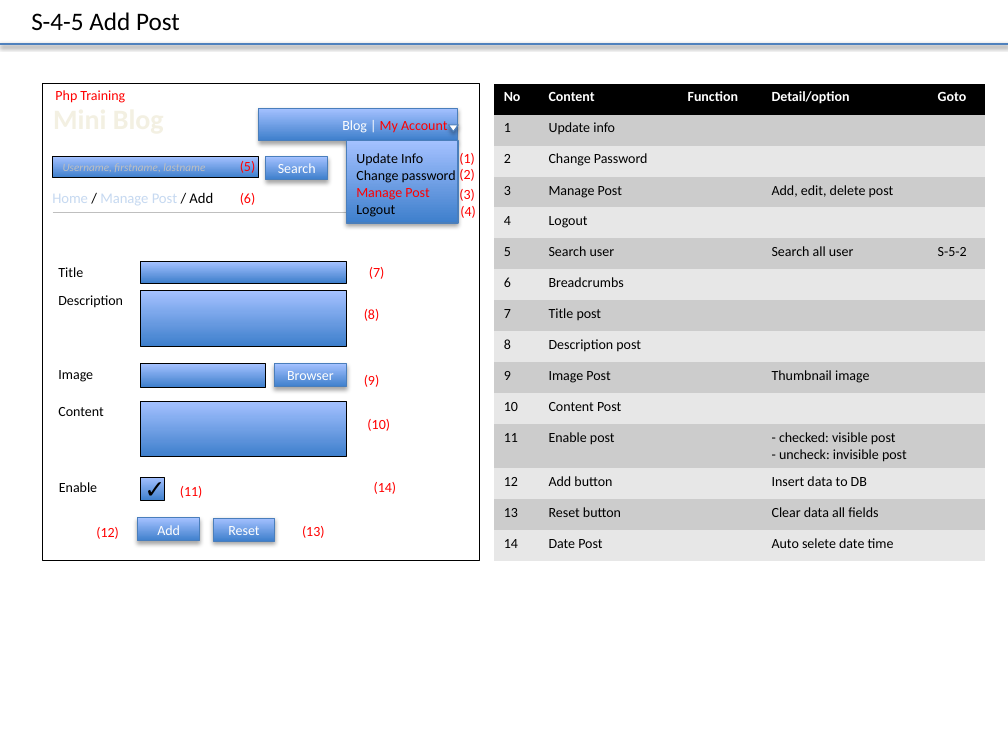
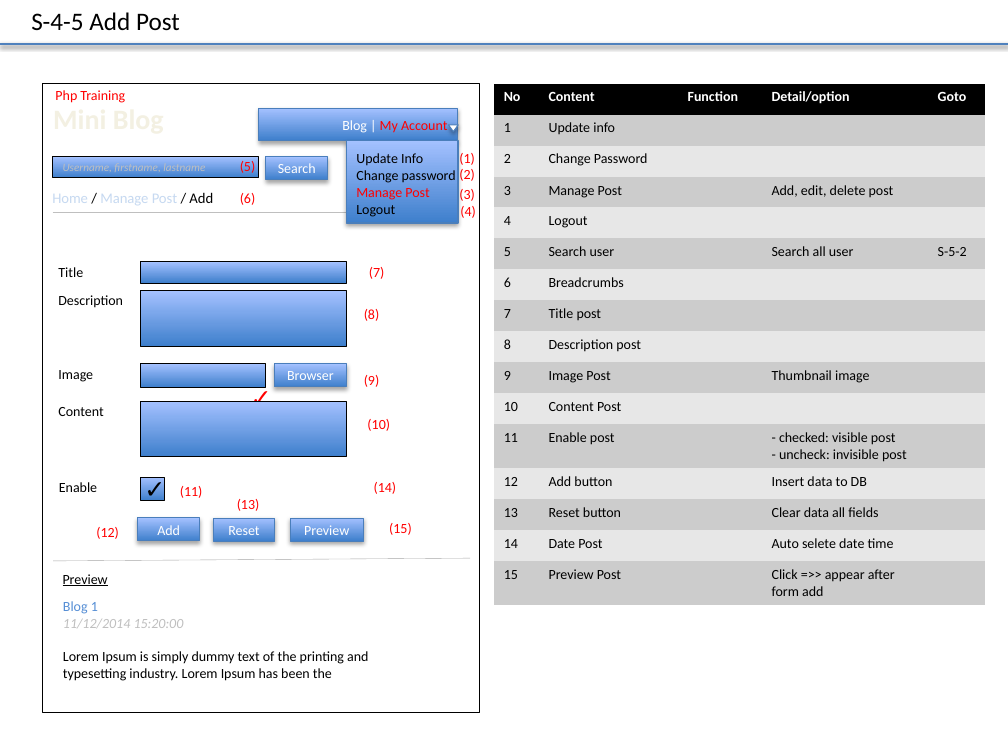
Before and after one commit to truong-vu-mulodo/mini-blog, a slide deck: slide 12 of php/tam-v.anh/doc/detail_design/frontend/wireframe/MiniBlog_Wireframe_Ver_0.1.0.pptx. Drawn at 1008x756 pixels with LibreOffice and Linux fonts; fonts in the diff are those of the drawing. Boxes give left, top, right and bottom in pixels: in the first picture for what was removed or moved away, otherwise in the second. Text is boxed around its words. In the diff, an @@ line names an element or a change of style, - is before the commit and + after.

Commit message:
update preview post

```diff
--- a/php/tam-v.anh/doc/detail_design/frontend/wireframe/MiniBlog_Wireframe_Ver_0.1.0.pptx
+++ b/php/tam-v.anh/doc/detail_design/frontend/wireframe/MiniBlog_Wireframe_Ver_0.1.0.pptx
@@ background #FEFEFE to #FFFFFF @@
@@ rectangle "✓": place and size @@
-rectangle "✓" at (42, 83, 480, 560)
+rectangle "✓" at (42, 83, 480, 712)
@@ rectangle "✓" at (42, 83, 480, 712): fill #FEFEFE to #FFFFFF @@
@@ table at (494, 84, 985, 605) @@
+row 16: 15 | Preview Post |  | Click =>> appear after form add | 
@@ text "(13)": place and size @@
-text "(13)" at (302, 526, 325, 538)
+text "(13)" at (237, 499, 260, 511)
@@ rectangle added at (290, 518, 364, 541), fill gradient #3F80CE to #A4C4FF, outline #4B7EBC 0.75 pt, 10 pt, text #FFFFFF @@
+Preview
@@ text added at (389, 523, 412, 535), 10 pt, text #FF0000 @@
+(15)
@@ line added from (53, 560) to (470, 558), #A6A6A6 0.25 pt @@
@@ text added at (63, 574, 108, 586), 10 pt, text #000000, underline @@
+Preview
@@ text added at (63, 601, 368, 681), 10 pt, text #000000 @@
+Blog 1
+11/12/2014 15:20:00
+Lorem Ipsum is simply dummy text of the printing and typesetting industry. Lorem Ipsum has been the
```
Also in this commit, not shown: 16 other slides changed.
